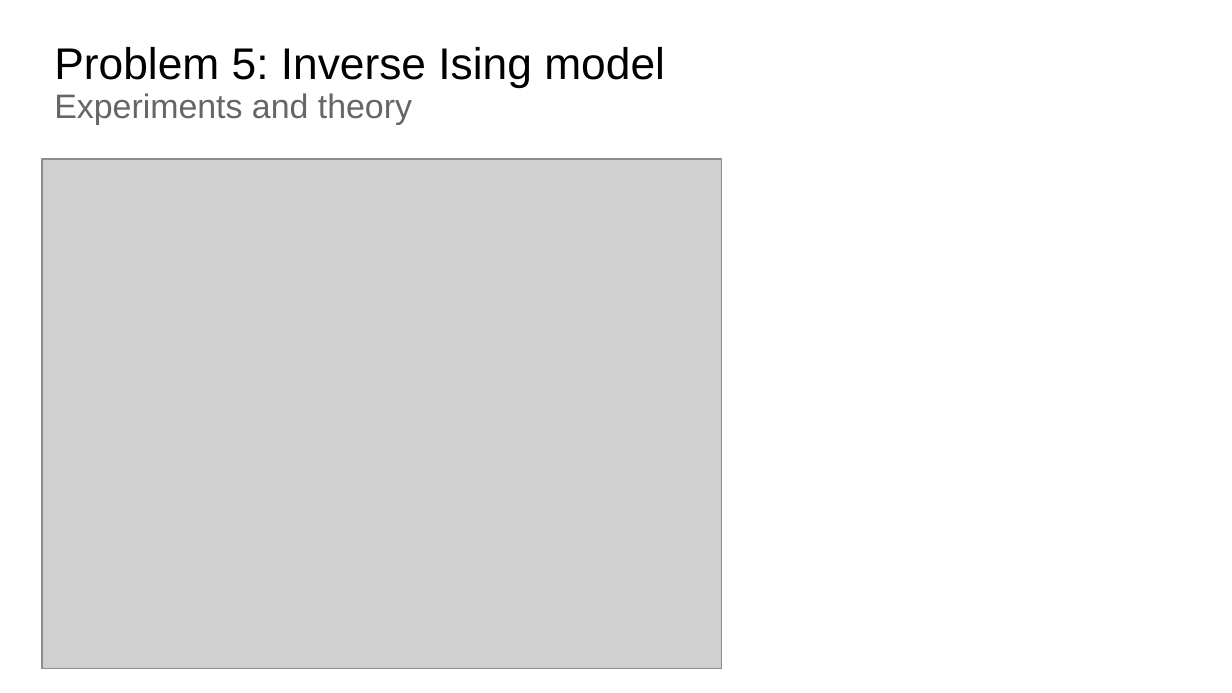
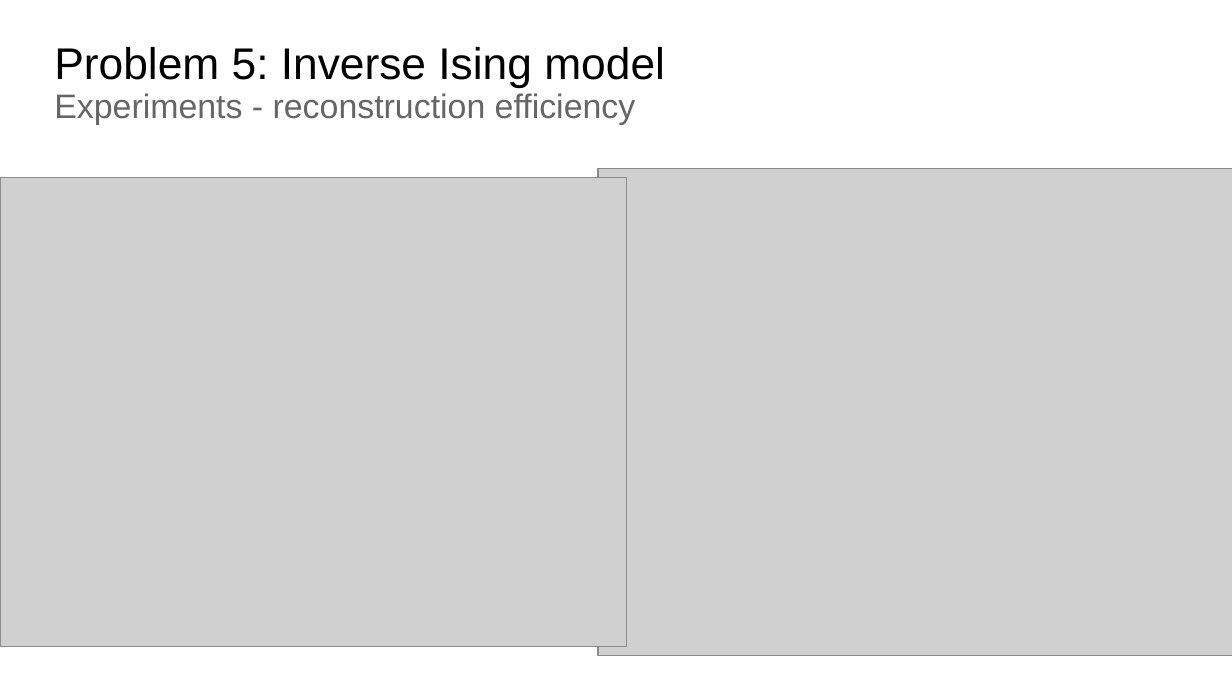
Before and after one commit to jolatechno/cours-ENS, a slide deck: slide 13 of cours/M2/S4/complex_network/project/presentation/presentation_complex_networks.odp. Drawn at 1232x693 pixels with LibreOffice and Linux fonts; fonts in the diff are those of the drawing; grey boxes stand for pictures. Boxes give left, top, right and bottom in pixels: in the first picture for what was removed or moved away, otherwise in the second. Text is boxed around its words. In the diff, an @@ line names an element or a change of style, - is before the commit and + after.

```diff
--- a/cours/M2/S4/complex_network/project/presentation/presentation_complex_networks.odp
+++ b/cours/M2/S4/complex_network/project/presentation/presentation_complex_networks.odp
@@ title at (54, 47, 665, 124): text changed; size 25.9 to 19.8 pt; text colour #000000 to #666666 @@
-Problem 5: Inverse Ising model
-Experiments and theory
+Problem 5: Inverse Ising model
+Experiments - reconstruction efficiency
@@ picture: place and size @@
-picture at (42, 159, 721, 669)
+picture at (0, 177, 626, 647)
@@ picture added at (598, 169, 1232, 657) @@
```
Also in this commit, not shown: 1 other slide changed, 13 other files.
